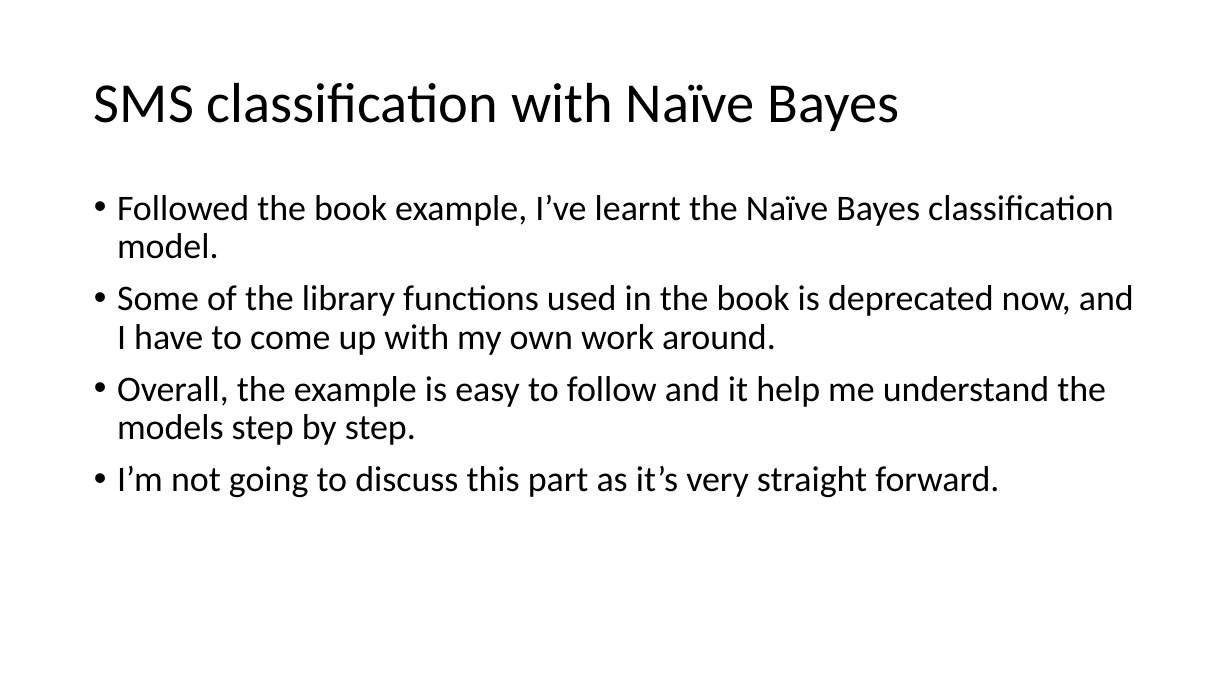
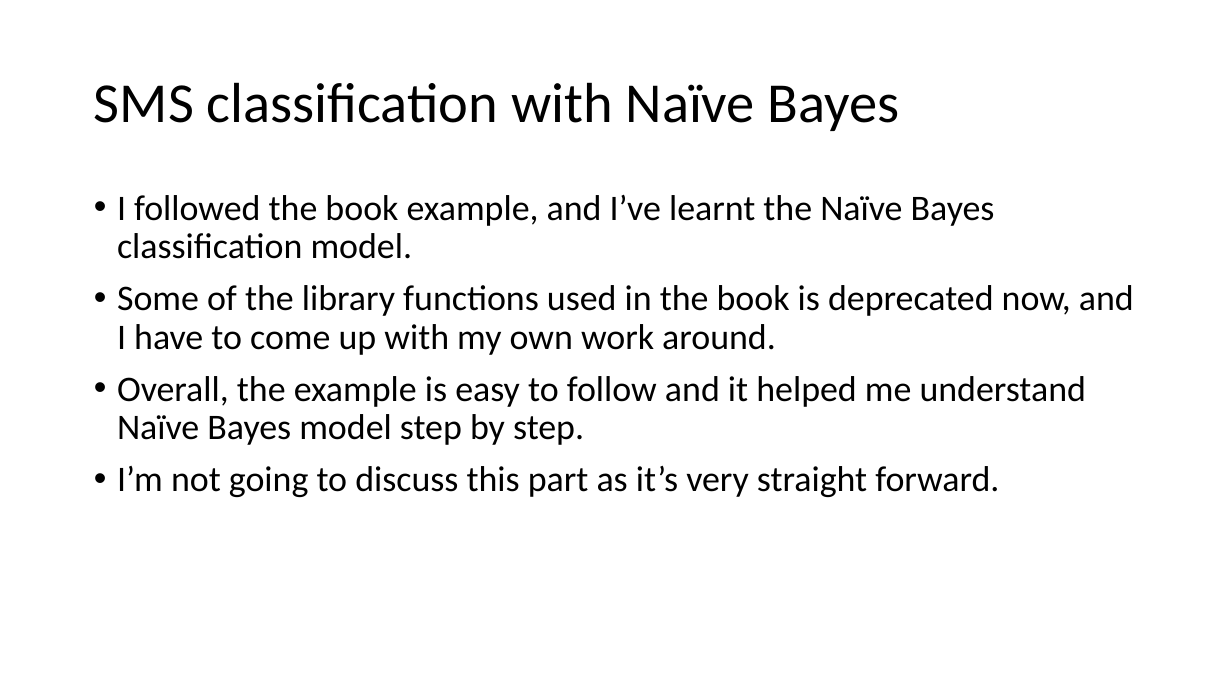
Before and after one commit to lifengzhi/msa_mh8101_or1_lp, a slide deck: slide 4 of mh8111_assignment/NaiveBayes.pptx. Drawn at 1232x693 pixels with LibreOffice and Linux fonts; fonts in the diff are those of the drawing. Boxes give left, top, right and bottom in pixels: in the first picture for what was removed or moved away, otherwise in the second. Text is boxed around its words. In the diff, an @@ line names an element or a change of style, - is before the commit and + after.

```diff
--- a/mh8111_assignment/NaiveBayes.pptx
+++ b/mh8111_assignment/NaiveBayes.pptx
@@ text at [117,194,995,259]: text changed @@
-• Followed the book example, I’ve learnt the Naïve Bayes classification model.
+• I followed the book example, and I’ve learnt the Naïve Bayes classification model.
@@ text at [117,376,1086,445]: text changed @@
-• Overall, the example is easy to follow and it help me understand the models step by step.
+• Overall, the example is easy to follow and it helped me understand Naïve Bayes model step by step.
```
Also in this commit, not shown: 5 other slides changed, 9 slides added, 10 slides removed.
